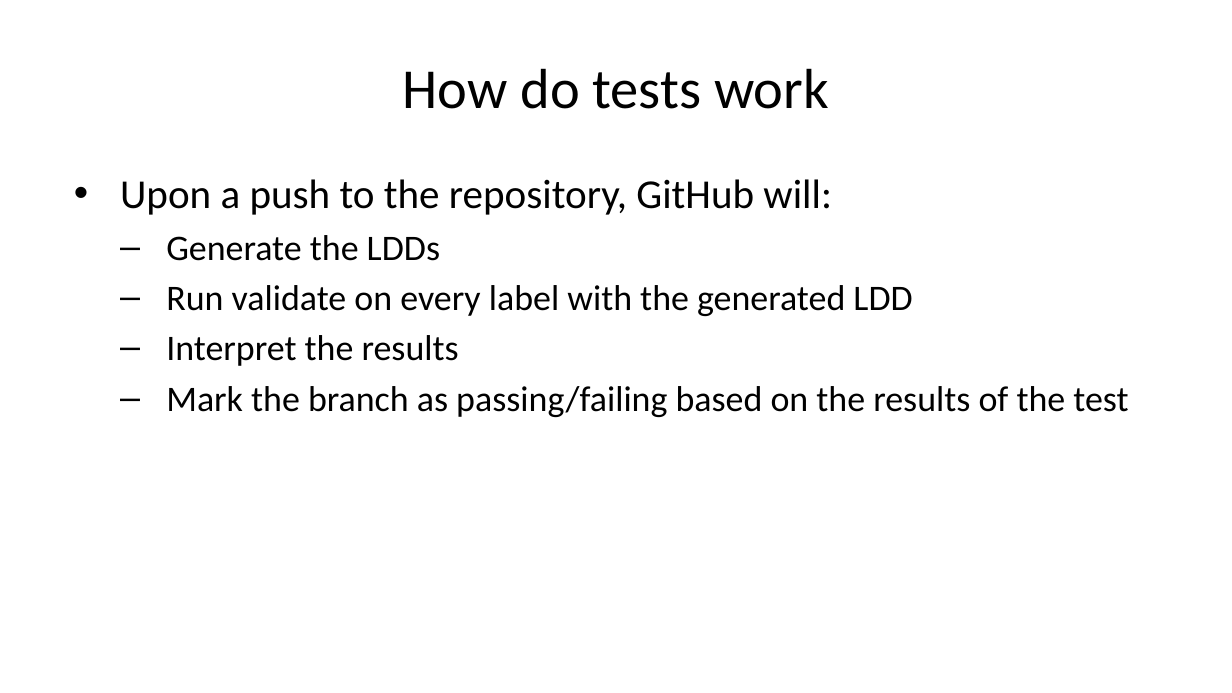
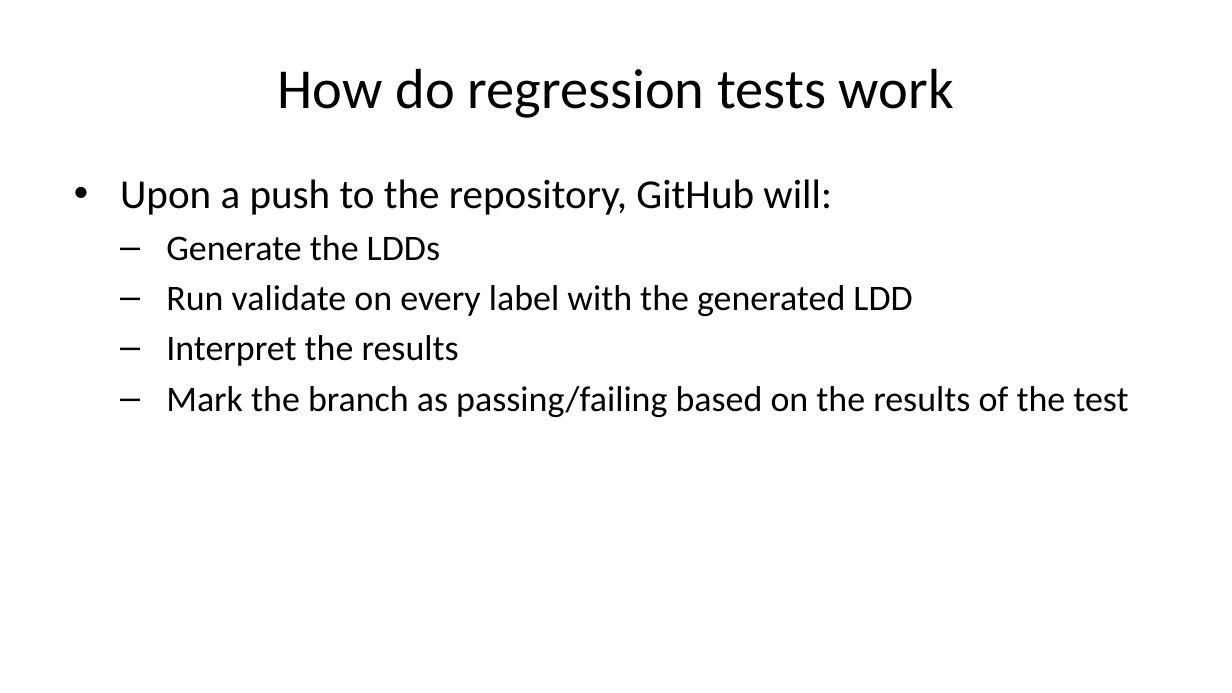
Before and after one commit to sbn-psi/dmsp, a slide deck: slide 4 of LDDTesting/stone-LDDTestingPrinciples.pptx (slide 3 before the commit). Drawn at 1232x693 pixels with LibreOffice and Linux fonts; fonts in the diff are those of the drawing. Boxes give left, top, right and bottom in pixels: in the first picture for what was removed or moved away, otherwise in the second. Text is boxed around its words. In the diff, an @@ line names an element or a change of style, - is before the commit and + after.

Commit message:
Some additions
* Added more rationale for invalid label tests
* Added text about minimizing the non-tested portions of labels
* Added benefits to generating tests from templates

```diff
--- a/LDDTesting/stone-LDDTestingPrinciples.pptx
+++ b/LDDTesting/stone-LDDTestingPrinciples.pptx
@@ title at [278,68,954,118]: text changed @@
-How do tests work
+How do regression tests work
```
Also in this commit, not shown: 4 other slides changed, 2 slides added, 1 other file.
